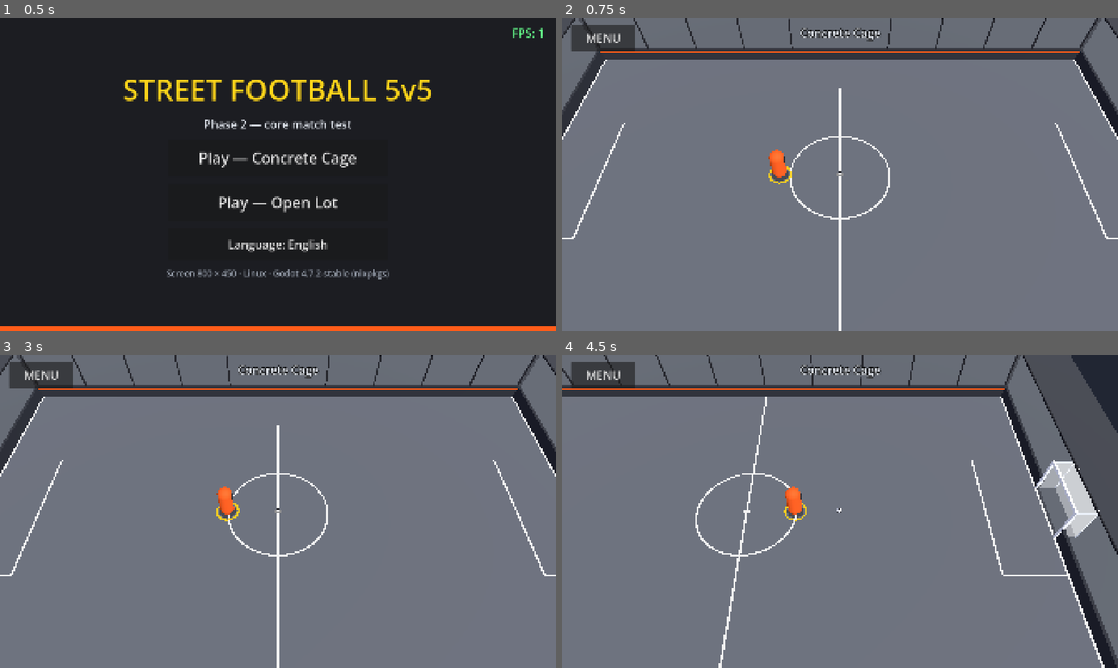
Above: before the commit, frames 1-4 (two rows, left to right).
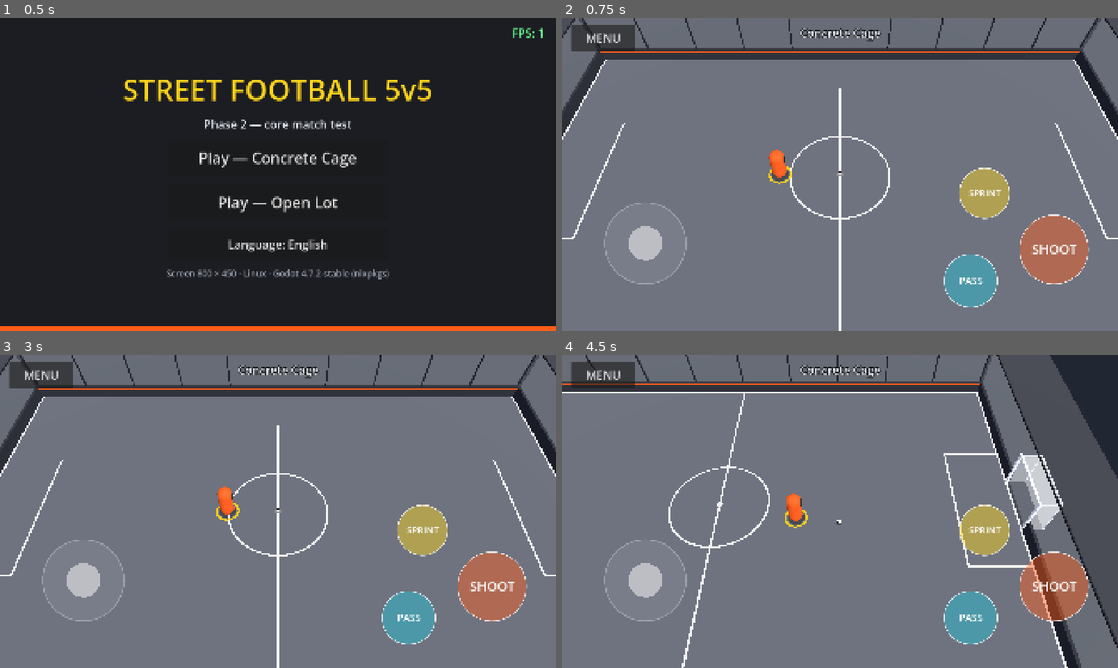
Above: after the commit, the same moments.

Repository: Ytyoussef123/RACING
Game: Godot game, scene res://scenes/boot/boot_screen.tscn
Same seed, same stepped clock (60 frames per second), same inputs: the game is played once before the commit and once after it.
Inputs (mouse positions are in pixels of both pictures, inside the frame that each line leads up to):
- Up to frame 1 (0.5 s): no input
- Up to frame 2 (0.75 s): click "Play — Concrete Cage" at 0.5 s
- Up to frame 3 (3 s): click "MENU" at 1.25 s; click "Play — Concrete Cage" at 2 s; tap Enter at 2.75 s; move the mouse to (400, 495) at 2.77 s; hold D from 2.78 s (still down); hold Shift from 2.78 s (still down); click (400, 495) at 2.92 s
- Up to frame 4 (4.5 s): tap Space at 3.02 s; release D at 3.5 s; release Shift at 3.5 s; drag from (728, 527) to (812, 574) at 3.52 s; move the mouse to (895, 442) at 4.27 s; hold D from 4.28 s (still down); hold E from 4.28 s (still down)

Frame 1 is identical in both runs. In frame 2, 5.4% of the frame differs, in the area x 7-95%, y 47-93%; in frame 3, 5.4%; in frame 4, 20%, in the area x 0-100%, y 0-100%.
Error before the commit: Invalid assignment of property or key 'zone' with value of type 'Rect2' on a base object of type 'VirtualJoystick'. (res://scripts/ui/touch_controls.gd:97)

Commit message:
Rename touch classes: Godot 4.7 has a built-in VirtualJoystick
My class_name VirtualJoystick was shadowed by Godot's native class, so
the match scene called methods that did not exist. Renamed to
FloatingStick and ActionButton, and noted the naming trap in CLAUDE.md.

Co-Authored-By: Claude Opus 5.5 <noreply@anthropic.com>
Claude-Session: https://claude.ai/code/session_01DzDgJmNS4phE2fFBij9fZM

Diff:
--- a/street-football/scripts/ui/touch_button.gd
+++ b/street-football/scripts/ui/action_button.gd
@@ -1,4 +1,4 @@
-class_name TouchButton
+class_name ActionButton
 extends RefCounted
 ## A round on-screen action button (shoot, pass, sprint). TouchControls feeds it fingers and draws it.
 
--- a/street-football/scripts/ui/virtual_joystick.gd
+++ b/street-football/scripts/ui/floating_stick.gd
@@ -1,4 +1,4 @@
-class_name VirtualJoystick
+class_name FloatingStick
 extends RefCounted
 ## Floating joystick: it appears where the thumb lands inside its zone.
 ## TouchControls feeds it fingers and draws it. Sizes are set by TouchControls from controls.json.
--- a/street-football/scripts/ui/touch_controls.gd
+++ b/street-football/scripts/ui/touch_controls.gd
@@ -12,7 +12,7 @@
 	"sprint": Color(1.0, 0.84, 0.1),
 }
 
-var _joystick := VirtualJoystick.new()
+var _joystick := FloatingStick.new()
 var _buttons: Dictionary = {}
 var _hit_scale: float = 1.25
 
@@ -20,7 +20,7 @@
 func _ready() -> void:
 	mouse_filter = MOUSE_FILTER_IGNORE
 	for id in BUTTON_IDS:
-		var button := TouchButton.new()
+		var button := ActionButton.new()
 		button.label_key = BUTTON_LABELS[id]
 		button.color = BUTTON_COLORS[id]
 		_buttons[id] = button
@@ -33,19 +33,19 @@
 
 
 func is_held(id: String) -> bool:
-	var button: TouchButton = _buttons.get(id)
+	var button: ActionButton = _buttons.get(id)
 	return button != null and button.is_held()
 
 
 func consume_press(id: String) -> bool:
-	var button: TouchButton = _buttons.get(id)
+	var button: ActionButton = _buttons.get(id)
 	return button != null and button.consume_press()
 
 
 func release_all() -> void:
 	_joystick.end()
 	for id in BUTTON_IDS:
-		(_buttons[id] as TouchButton).release()
+		(_buttons[id] as ActionButton).release()
 
 
 func _notification(what: int) -> void:
@@ -75,7 +75,7 @@
 		_joystick.begin(index, pos)
 		return
 	for id in BUTTON_IDS:
-		var button: TouchButton = _buttons[id]
+		var button: ActionButton = _buttons[id]
 		if not button.is_held() and button.contains(pos, _hit_scale):
 			button.press(index)
 			return
@@ -85,7 +85,7 @@
 	if index == _joystick.finger:
 		_joystick.end()
 	for id in BUTTON_IDS:
-		var button: TouchButton = _buttons[id]
+		var button: ActionButton = _buttons[id]
 		if button.finger == index:
 			button.release()
 
@@ -100,7 +100,7 @@
 	_joystick.rest_position = _screen_point("joystick_rest_position", Vector2(0.15, 0.72), s)
 	_hit_scale = _num("button_hit_scale", 1.25)
 	for id in BUTTON_IDS:
-		var button: TouchButton = _buttons[id]
+		var button: ActionButton = _buttons[id]
 		button.center = _screen_point(id + "_position", Vector2(0.85, 0.75), s)
 		button.radius = short_side * _num(id + "_radius", 0.09)
 
@@ -109,7 +109,7 @@
 	_joystick.render(self)
 	var font := get_theme_default_font()
 	for id in BUTTON_IDS:
-		var button: TouchButton = _buttons[id]
+		var button: ActionButton = _buttons[id]
 		var font_size := int(button.radius * 0.38)
 		button.render(self, font, tr(button.label_key), font_size)
 
Not shown, changed: street-football/CLAUDE.md
Not shown, changed: street-football/JOURNAL.md
